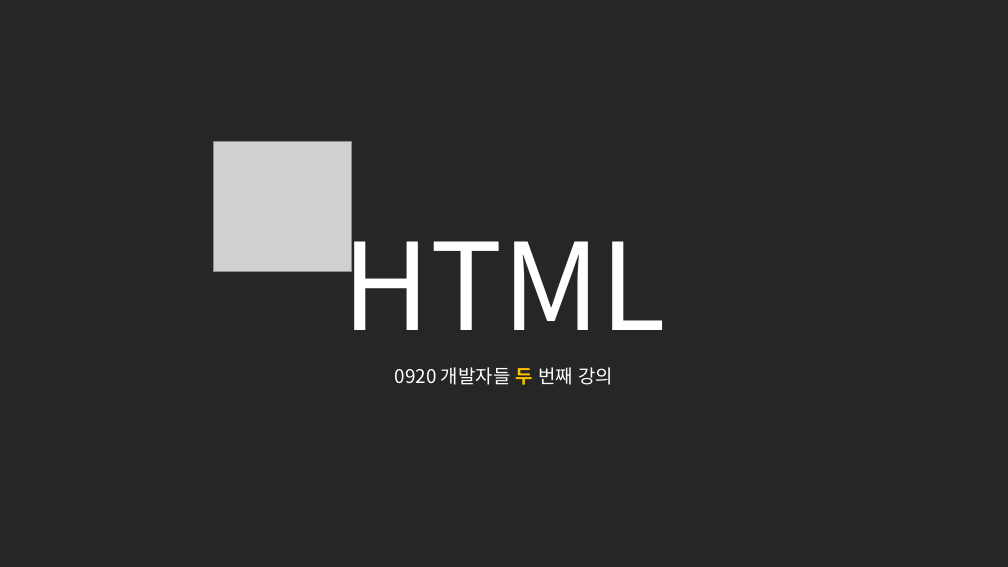
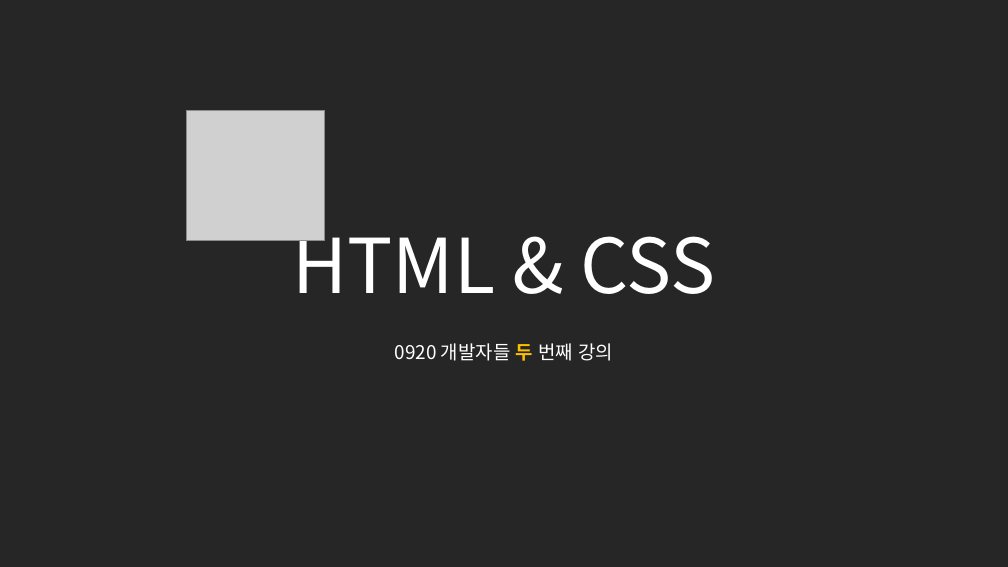
Before and after one commit to MojitoBar/TheDevelopers, a slide deck: slide 1 of 동아리스터디ppt/개발자들_0920_HTML.pptx. Drawn at 1008x567 pixels with LibreOffice and Linux fonts; fonts in the diff are those of the drawing; grey boxes stand for pictures. Boxes give left, top, right and bottom in pixels: in the first picture for what was removed or moved away, otherwise in the second. Text is boxed around its words. In the diff, an @@ line names an element or a change of style, - is before the commit and + after.

```diff
--- a/동아리스터디ppt/개발자들_0920_HTML.pptx
+++ b/동아리스터디ppt/개발자들_0920_HTML.pptx
@@ picture: place and size @@
-picture at box(213, 141, 352, 271)
+picture at box(187, 110, 325, 240)
@@ text at box(292, 216, 715, 294): text changed; size 115 to 72 pt @@
-HTML
+HTML & CSS
@@ text "0920 개발자들 두 번째 강의": place and size @@
-text "0920 개발자들 두 번째 강의" at box(395, 367, 613, 385)
+text "0920 개발자들 두 번째 강의" at box(395, 343, 613, 361)
```
Also in this commit, not shown: 1 other slide changed, 32 slides added, 14 slides removed, 1 other file.
